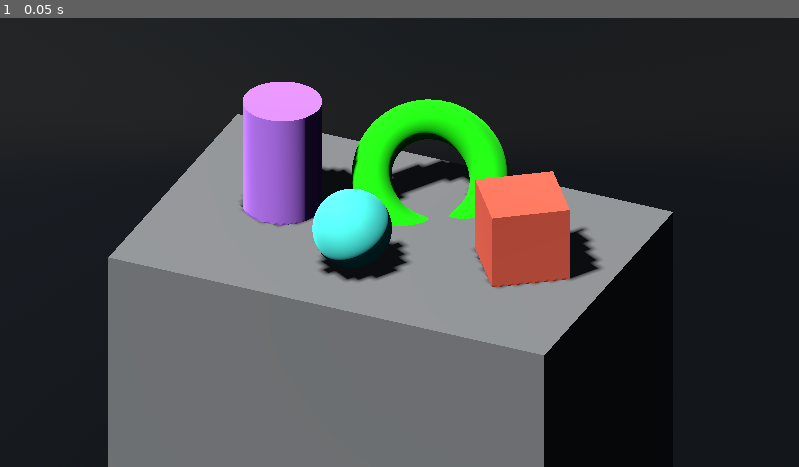
Above: before the commit, frame 1.
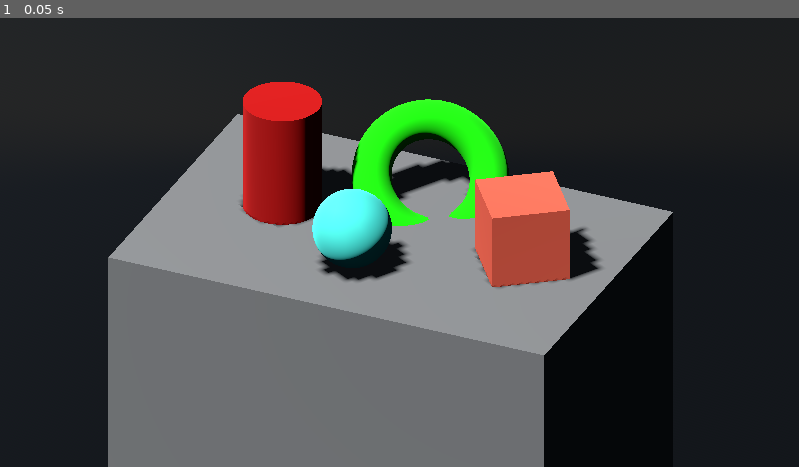
Above: after the commit, the same moment.

Repository: Dabemuc/3d-pixelart-demo-godot
Game: Godot game, scene res://DefaultScene.tscn
Two runs of this game, one before a commit and one after it. Both use one fixed random seed, a clock stepped at 60 frames per second and the inputs below.
Inputs:
- Up to frame 1 (0.05 s): no input

The runs differ from the first frame. In frame 1, 3.0% of the frame differs, in the area x 30-41%, y 14-47%.
Error in both runs: Cannot call method 'shader_create_from_spirv' on a null value. (res://render/sample_effect/sample_effect.gd:20)

Commit message:
Pull quantization out of pixelation pass into its own composite effect

Diff:
--- a/DefaultScene.tscn
+++ b/DefaultScene.tscn
@@ -1,7 +1,8 @@
 [gd_scene format=3 uid="uid://dfxrbd0lnsitc"]
 
 [ext_resource type="Script" uid="uid://bvsjc7c2u5f" path="res://render/sample_effect/sample_effect.gd" id="1_hxmse"]
-[ext_resource type="Script" uid="uid://b4wcrn72ist54" path="res://render/pixelate/pixelateV1.gd" id="2_hxmse"]
+[ext_resource type="Script" uid="uid://cp6aqe56ut45f" path="res://render/quantize/quantizeV1.gd" id="2_hxmse"]
+[ext_resource type="Script" uid="uid://b4wcrn72ist54" path="res://render/pixelate/pixelateV1.gd" id="3_xmalu"]
 
 [sub_resource type="PhysicalSkyMaterial" id="PhysicalSkyMaterial_n102l"]
 ground_color = Color(0.51198095, 0.65087014, 0.8765375, 1)
@@ -25,7 +26,7 @@
 script = ExtResource("1_hxmse")
 metadata/_custom_type_script = "uid://bvsjc7c2u5f"
 
-[sub_resource type="CompositorEffect" id="CompositorEffect_hxmse"]
+[sub_resource type="CompositorEffect" id="CompositorEffect_fmr7c"]
 resource_local_to_scene = false
 resource_name = ""
 enabled = true
@@ -33,11 +34,20 @@
 needs_motion_vectors = false
 needs_normal_roughness = false
 script = ExtResource("2_hxmse")
-palette = "aap_64"
+metadata/_custom_type_script = "uid://cp6aqe56ut45f"
+
+[sub_resource type="CompositorEffect" id="CompositorEffect_d015g"]
+resource_local_to_scene = false
+resource_name = ""
+enabled = true
+effect_callback_type = 4
+needs_motion_vectors = false
+needs_normal_roughness = false
+script = ExtResource("3_xmalu")
 metadata/_custom_type_script = "uid://b4wcrn72ist54"
 
 [sub_resource type="Compositor" id="Compositor_xmalu"]
-compositor_effects = Array[CompositorEffect]([SubResource("CompositorEffect_884rh"), SubResource("CompositorEffect_hxmse")])
+compositor_effects = Array[CompositorEffect]([SubResource("CompositorEffect_884rh"), SubResource("CompositorEffect_fmr7c"), SubResource("CompositorEffect_d015g")])
 
 [sub_resource type="StandardMaterial3D" id="StandardMaterial3D_884rh"]
 albedo_color = Color(0.13333334, 1, 0, 1)
@@ -58,7 +68,7 @@
 material = SubResource("StandardMaterial3D_n102l")
 
 [sub_resource type="StandardMaterial3D" id="StandardMaterial3D_xmalu"]
-albedo_color = Color(0.7882353, 0.50980395, 1, 1)
+albedo_color = Color(0.7647059, 0, 0, 1)
 
 [sub_resource type="CylinderMesh" id="CylinderMesh_884rh"]
 material = SubResource("StandardMaterial3D_xmalu")
--- a/render/pixelate/pixelateV1.gd
+++ b/render/pixelate/pixelateV1.gd
@@ -5,72 +5,28 @@
 var rd := RenderingServer.get_rendering_device()
 var shader: RID
 var pipeline: RID
-var palette_buffer: RID
-
-const PALETTES = Palettes.ALL
-
-@export var use_lab: bool = true
-@export_enum("resurrect_8", "resurrect_64", "aap_64", "mushroom", "citrink", "blk_nx64", "db32") var palette: String = "resurrect_8":
-	set(v):
-		palette = v
-		_queue_palette_upload(PALETTES[v])
-
-var _pending_palette: PackedByteArray
-var _palette_dirty := false
 
 func _init() -> void:
 	var shader_file := preload("res://render/pixelate/pixelateV1.glsl")
 	var shader_spirv := shader_file.get_spirv()
 	shader = rd.shader_create_from_spirv(shader_spirv)
 	pipeline = rd.compute_pipeline_create(shader)
-	_queue_palette_upload(PALETTES[palette])
-
-func _notification(what: int) -> void:
-	if what == NOTIFICATION_PREDELETE:
-		if palette_buffer.is_valid():
-			rd.free_rid(palette_buffer)
-
-func _queue_palette_upload(colors: Array) -> void:
-	var data := PackedByteArray()
-	data.resize(colors.size() * 16)  # vec4 per entry (rgb + padding)
-	for i in colors.size():
-		var c: Color = colors[i]
-		data.encode_float(i * 16 + 0,  c.r)
-		data.encode_float(i * 16 + 4,  c.g)
-		data.encode_float(i * 16 + 8,  c.b)
-		data.encode_float(i * 16 + 12, 0.0)
-	_pending_palette = data
-	_palette_dirty = true
 
 func _render_callback(_callback_type: int, render_data: RenderData) -> void:
-	if _palette_dirty:
-		if palette_buffer.is_valid():
-			rd.free_rid(palette_buffer)
-		palette_buffer = rd.storage_buffer_create(_pending_palette.size(), _pending_palette)
-		_palette_dirty = false
-
 	var render_scene_buffers: RenderSceneBuffersRD = render_data.get_render_scene_buffers()
 	var size := render_scene_buffers.get_internal_size()
 
-	# Pack push constants: raster_size (vec2) + palette_size (int) + pad (int)
 	var push_constants := PackedByteArray()
 	push_constants.resize(16)
 	push_constants.encode_float(0, size.x)
 	push_constants.encode_float(4, size.y)
-	push_constants.encode_s32(8,  PALETTES[palette].size())
-	push_constants.encode_s32(12, 1 if use_lab else 0)
 
 	var color_layer_uniform := RDUniform.new()
 	color_layer_uniform.uniform_type = RenderingDevice.UNIFORM_TYPE_IMAGE
 	color_layer_uniform.binding = 0
 	color_layer_uniform.add_id(render_scene_buffers.get_color_layer(0))
 
-	var palette_uniform := RDUniform.new()
-	palette_uniform.uniform_type = RenderingDevice.UNIFORM_TYPE_STORAGE_BUFFER
-	palette_uniform.binding = 1
-	palette_uniform.add_id(palette_buffer)
-
-	var bindings: Array[RDUniform] = [color_layer_uniform, palette_uniform]
+	var bindings: Array[RDUniform] = [color_layer_uniform]
 
 	var groups := Vector3i((size.x - 1.0) / 8.0 + 1.0, (size.y - 1.0) / 8.0 + 1.0, 1)
 	var uniform_set := rd.uniform_set_create(bindings, shader, 0)
--- /dev/null
+++ b/render/quantize/quantizeV1.gd
@@ -0,0 +1,80 @@
+@tool
+extends CompositorEffect
+class_name QuantizeV1
+
+var rd := RenderingServer.get_rendering_device()
+var shader: RID
+var pipeline: RID
+var palette_buffer: RID
+
+@export var use_lab: bool = true
+@export_enum("resurrect_8", "resurrect_64", "aap_64", "mushroom", "citrink", "blk_nx64", "db32") var palette: String = "resurrect_8":
+	set(v):
+		palette = v
+		_queue_palette_upload(Palettes.ALL[v])
+
+var _pending_palette: PackedByteArray
+var _palette_dirty := false
+
+func _init() -> void:
+	var shader_file := preload("res://render/quantize/quantizeV1.glsl")
+	var shader_spirv := shader_file.get_spirv()
+	shader = rd.shader_create_from_spirv(shader_spirv)
+	pipeline = rd.compute_pipeline_create(shader)
+	_queue_palette_upload(Palettes.ALL[palette])
+
+func _notification(what: int) -> void:
+	if what == NOTIFICATION_PREDELETE:
+		if palette_buffer.is_valid():
+			rd.free_rid(palette_buffer)
+
+func _queue_palette_upload(colors: Array) -> void:
+	var data := PackedByteArray()
+	data.resize(colors.size() * 16)  # vec4 per entry (rgb + padding)
+	for i in colors.size():
+		var c: Color = colors[i]
+		data.encode_float(i * 16 + 0,  c.r)
+		data.encode_float(i * 16 + 4,  c.g)
+		data.encode_float(i * 16 + 8,  c.b)
+		data.encode_float(i * 16 + 12, 0.0)
+	_pending_palette = data
+	_palette_dirty = true
+
+func _render_callback(_callback_type: int, render_data: RenderData) -> void:
+	if _palette_dirty:
+		if palette_buffer.is_valid():
+			rd.free_rid(palette_buffer)
+		palette_buffer = rd.storage_buffer_create(_pending_palette.size(), _pending_palette)
+		_palette_dirty = false
+
+	var render_scene_buffers: RenderSceneBuffersRD = render_data.get_render_scene_buffers()
+	var size := render_scene_buffers.get_internal_size()
+
+	var push_constants := PackedByteArray()
+	push_constants.resize(16)
+	push_constants.encode_s32(0, Palettes.ALL[palette].size())
+	push_constants.encode_s32(4, 1 if use_lab else 0)
+
+	var color_layer_uniform := RDUniform.new()
+	color_layer_uniform.uniform_type = RenderingDevice.UNIFORM_TYPE_IMAGE
+	color_layer_uniform.binding = 0
+	color_layer_uniform.add_id(render_scene_buffers.get_color_layer(0))
+
+	var palette_uniform := RDUniform.new()
+	palette_uniform.uniform_type = RenderingDevice.UNIFORM_TYPE_STORAGE_BUFFER
+	palette_uniform.binding = 1
+	palette_uniform.add_id(palette_buffer)
+
+	var bindings: Array[RDUniform] = [color_layer_uniform, palette_uniform]
+
+	var groups := Vector3i((size.x - 1.0) / 8.0 + 1.0, (size.y - 1.0) / 8.0 + 1.0, 1)
+	var uniform_set := rd.uniform_set_create(bindings, shader, 0)
+	var compute_list := rd.compute_list_begin()
+
+	rd.compute_list_bind_compute_pipeline(compute_list, pipeline)
+	rd.compute_list_bind_uniform_set(compute_list, uniform_set, 0)
+	rd.compute_list_set_push_constant(compute_list, push_constants, push_constants.size())
+	rd.compute_list_dispatch(compute_list, groups.x, groups.y, groups.z)
+	rd.compute_list_end()
+
+	rd.free_rid(uniform_set)
Not shown, changed: render/pixelate/pixelateV1.glsl
Not shown, added: render/quantize/quantizeV1.gd.uid
Not shown, added: render/quantize/quantizeV1.glsl
Not shown, added: render/quantize/quantizeV1.glsl.import
